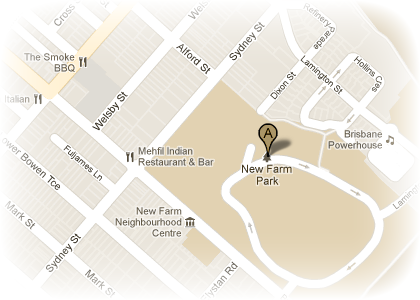
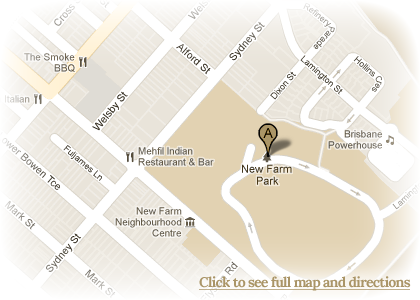
Revision of a layered 420×300 image; what changed, layer by layer:
added layer "Click to see full map and directions" above "Layer 3" over (199, 276, 411, 291)
